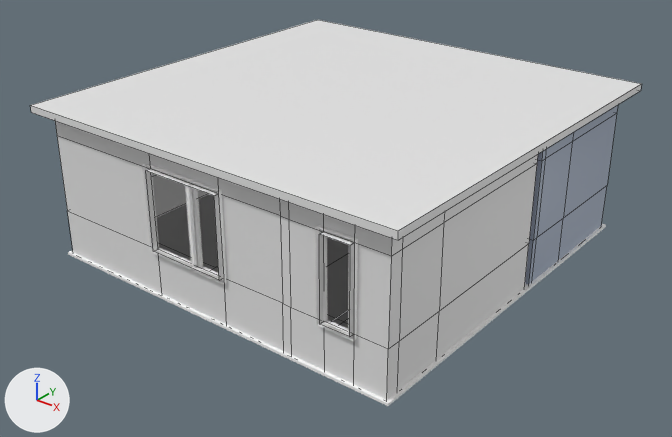
Before and after pictures for a commit that changed the FBX model Assets/Prototype/Artists/Nina's Folder/Keycko_Room/Assets/Keycko_Room.fbx.
One viewpoint serves both versions: a 50 mm lens placed at (10.67, -0.71, 9.04), pointed at (0.1, 12.51, 0.85). The lights are fixed; the arrows at lower left show +X, +Y and +Z. Mesh edges are drawn as thin lines on the coarser meshes. Where no turn or scale is listed for an object, it has been applied to the vertices.

In view in the first picture: 'BigWindow', 'Ceiling', 'SmallWindow', 'Wall1', 'Wall2'.
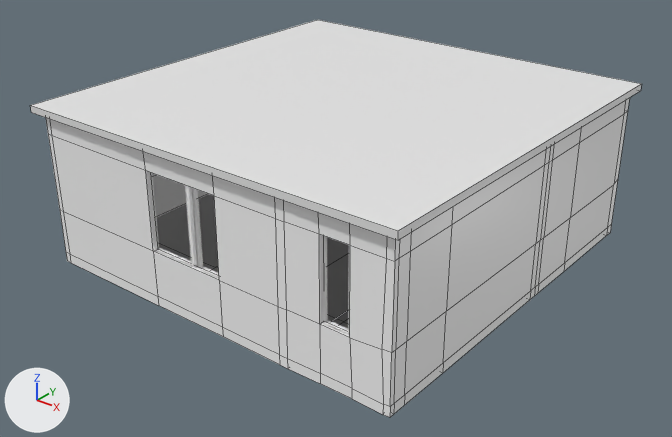
Pixel boxes (x1, y1, x2, y2) of what changed, in the pictures (672 x 437 px):
'Wall1', reshaped (8% taller)
    before: (55, 105, 618, 400)
    after: (46, 97, 630, 417)
part 1 of me_mesh, built on
    before: (545, 105, 618, 159)
    after: (46, 97, 630, 417)
part 2 of me_mesh, recoloured
    before: (55, 121, 538, 400)
    after: (146, 171, 350, 338)
'Wall2', unchanged, covered by the edit
    before: (68, 193, 606, 406)
    after: (156, 193, 208, 218)
'SmallWindow', unchanged, covered by the edit
    before: (316, 225, 358, 341)
    after: (323, 236, 350, 334)

What changed in the scene script:
```text
Add mat_aigrey_material:
    mat_aigrey_material = principled_material('aiGrey_Material')
    mat_aigrey_material.base_color = (0.961, 0.961, 0.961)  # white #fbfbfb
    mat_aigrey_material.roughness = 0.2
Change me_mesh:
    used by ob_wall1; location = (-0.02, 12.9, 1.67)
    remove me_mesh.from_pydata(...)  # 204 vertices, 179 faces; spans x -4.0..3.93, y -4.01..3.93, z -1.5..1.52
    add me_mesh.from_pydata(...)  # 434 vertices, 440 faces; spans x -4.01..4.08, y -4.02..4.15, z -1.67..1.59
    me_mesh part 1
    2 vertices are removed from x -4.0, y -3.62..-2.51, z -1.48
    2 faces are deleted
    40 vertices in x -3.88..3.93, y -3.91..3.93, z 1.52 move by (0.0, 0.0, 0.07)
    1 vertex moves from x 3.27, y -4.01, z -0.53 to x 3.27, y -4.01, z -0.54
    71 vertices are added at x -4.01..4.08, y -4.02..4.15, z -1.67..1.59
    8 new vertices lie (0.14, 0.0, 0.0) away from vertices in x 3.93, y -3.91..3.93, z 1.52
    9 new vertices lie (0.0, -0.11, 0.0) away from vertices in x -3.88..4.07, y -3.91, z 1.52..1.59
    9 new vertices lie (0.0, 0.0, -0.52) away from vertices in x 4.07, y -4.02..3.93, z 1.59
    9 new vertices lie (0.0, 0.0, -1.55) away from vertices in x 4.07, y -4.02..3.93, z 1.07
    9 new vertices lie (0.0, 0.0, -0.99) away from vertices in x 4.07, y -4.02..3.93, z -0.48
    9 new vertices lie (-0.11, 0.0, 0.0) away from vertices in x -3.88, y -4.02..3.93, z 1.52..1.59
    9 new vertices lie (0.0, 0.0, -0.2) away from vertices in x 4.07, y -4.02..3.93, z -1.47
    6 new vertices lie (0.0, 0.18, 0.0) away from vertices in x -3.88..3.93, y 3.93, z 1.52
    6 new vertices lie (0.0, 0.0, -0.5) away from vertices in x -3.88..3.93, y 4.11, z 1.59
    23 new vertices lie (0.0, 0.0, 0.2) away from vertices in x -4.01..3.95, y -4.02..4.15, z -1.67
    6 new vertices lie (0.0, 0.0, 0.94) away from vertices in x -4.0..1.98, y -4.02..3.94, z -1.47
    6 new vertices lie (0.0, 0.0, 1.59) away from vertices in x -4.0..1.98, y -4.02..3.94, z -0.53
    5 new vertices lie (0.14, 0.0, 0.0) away from vertices in x -4.0, y 0.48..3.94, z -1.67
    5 new vertices lie (2.7, 0.0, 0.0) away from vertices in x -3.86, y 0.48..3.94, z -1.67
    5 new vertices lie (1.59, 0.0, 0.0) away from vertices in x -1.16, y 0.48..3.94, z -1.67
    5 new vertices lie (1.41, 0.0, 0.0) away from vertices in x 0.43, y 0.48..3.94, z -1.67
    5 new vertices lie (0.15, 0.0, 0.0) away from vertices in x 1.84, y 0.48..3.94, z -1.67
    5 new vertices lie (-0.02, -2.99, 0.0) away from vertices in x -3.86..1.99, y 0.48, z -1.67
    6 new vertices lie (0.63, 0.0, 0.0) away from vertices in x 1.97..1.99, y -2.51..3.94, z -1.67
    6 new vertices lie (0.0, -1.11, 0.0) away from vertices in x -3.88..2.6, y -2.51, z -1.67
    5 new vertices lie (0.68, 0.0, 0.0) away from vertices in x 2.62, y 0.48..3.94, z -1.67
    5 new vertices lie (0.63, 0.0, 0.0) away from vertices in x 3.3, y 0.48..3.94, z -1.67
    263 new faces join them, mat_aigrey_material (white #fbfbfb)
    me_mesh part 2: 99 faces spanning x -4.0..3.93, y -4.01..3.93, z -1.5..1.59 switch from mat_lambert1 (white #e8e8e8) to mat_aigrey_material (white #fbfbfb)
```
